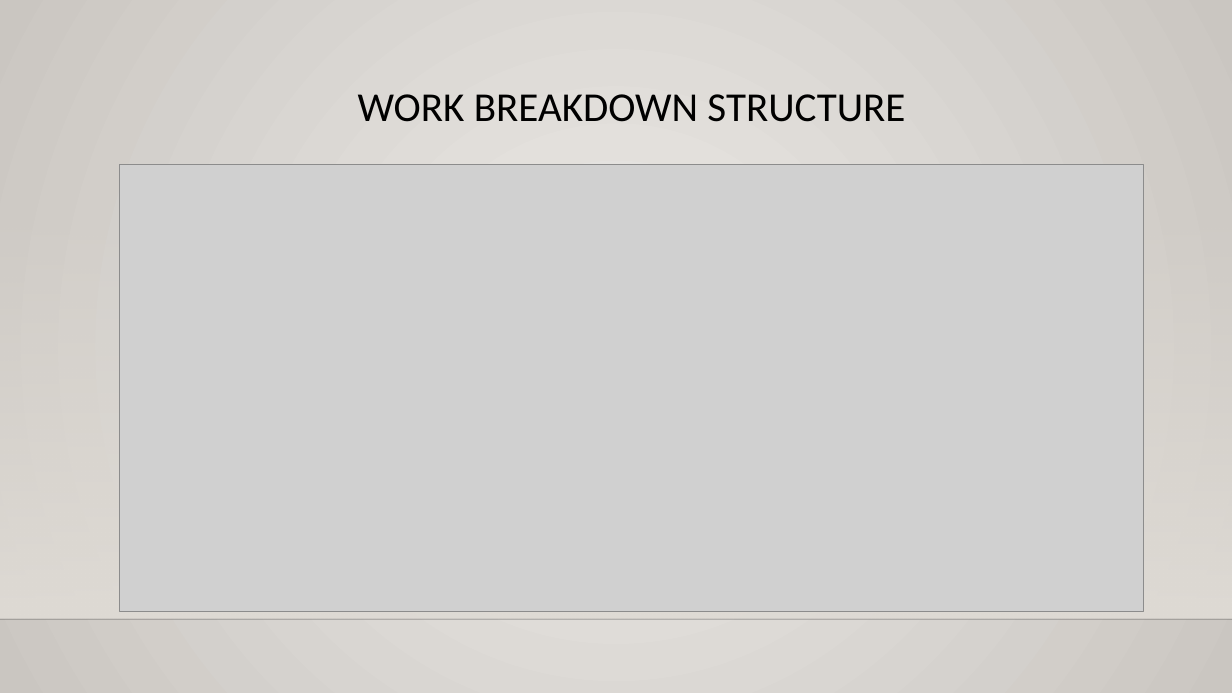
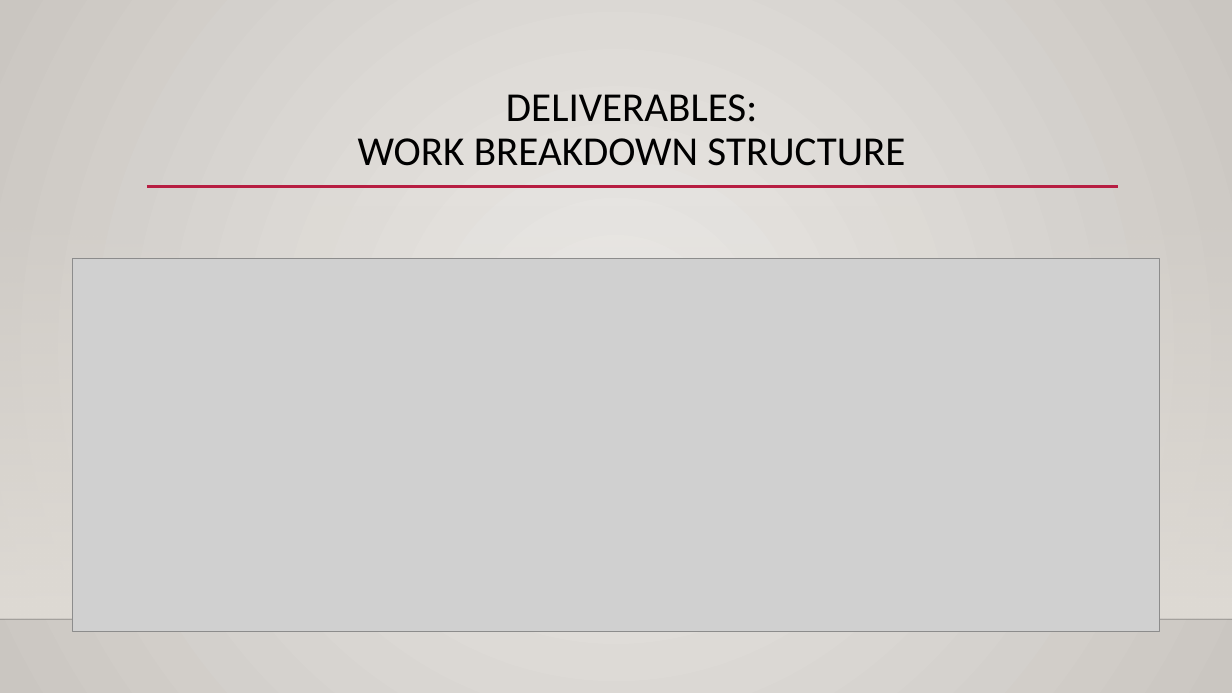
Before and after one commit to s-christian/Fit_or_Fail, a slide deck: slide 10 of Fit or Fail Technical Status Presentation (NEW).pptx. Drawn at 1232x693 pixels with LibreOffice and Linux fonts; fonts in the diff are those of the drawing; grey boxes stand for pictures; background and template pictures are left out. Boxes give left, top, right and bottom in pixels: in the first picture for what was removed or moved away, otherwise in the second. Text is boxed around its words. In the diff, an @@ line names an element or a change of style, - is before the commit and + after.

```diff
--- a/Fit or Fail Technical Status Presentation (NEW).pptx
+++ b/Fit or Fail Technical Status Presentation (NEW).pptx
@@ title at box(358, 94, 905, 166): text changed @@
-WORK BREAKDOWN STRUCTURE
+DELIVERABLES:
+WORK BREAKDOWN STRUCTURE
@@ line added from (147, 187) to (1118, 187), #B71E42 2.5 pt @@
@@ picture: place and size @@
-picture at box(120, 165, 1144, 611)
+picture at box(72, 258, 1160, 631)
```
Also in this commit, not shown: 10 other slides changed, 1 other file.
